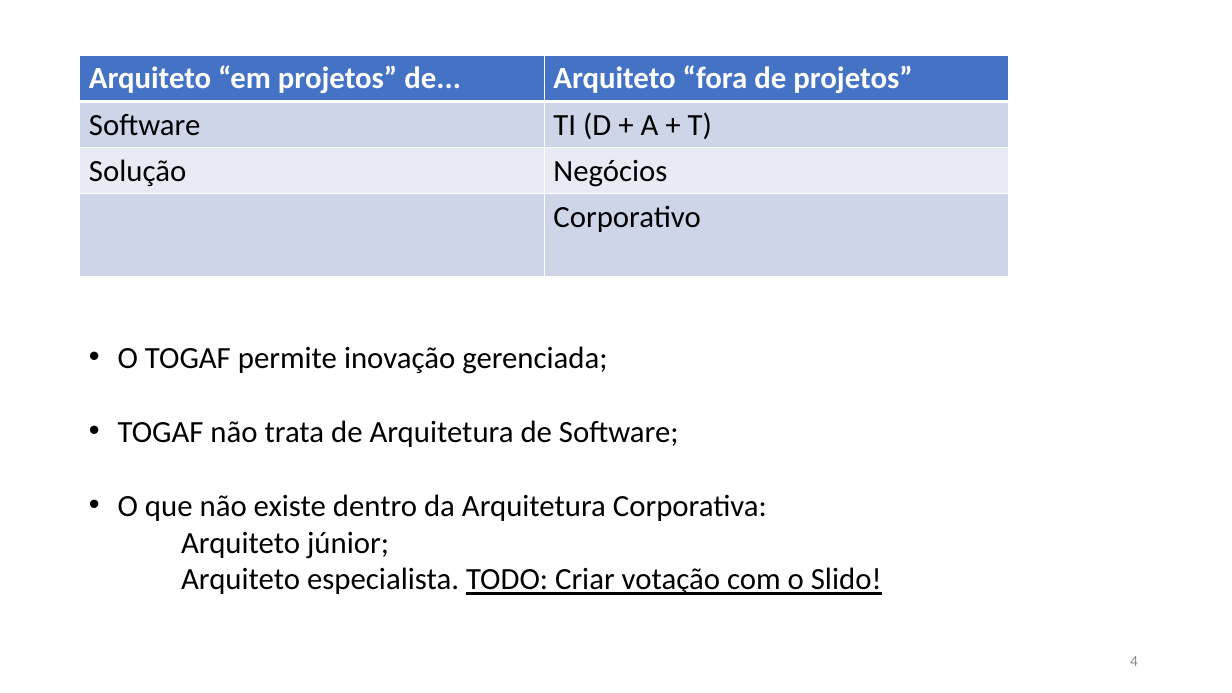
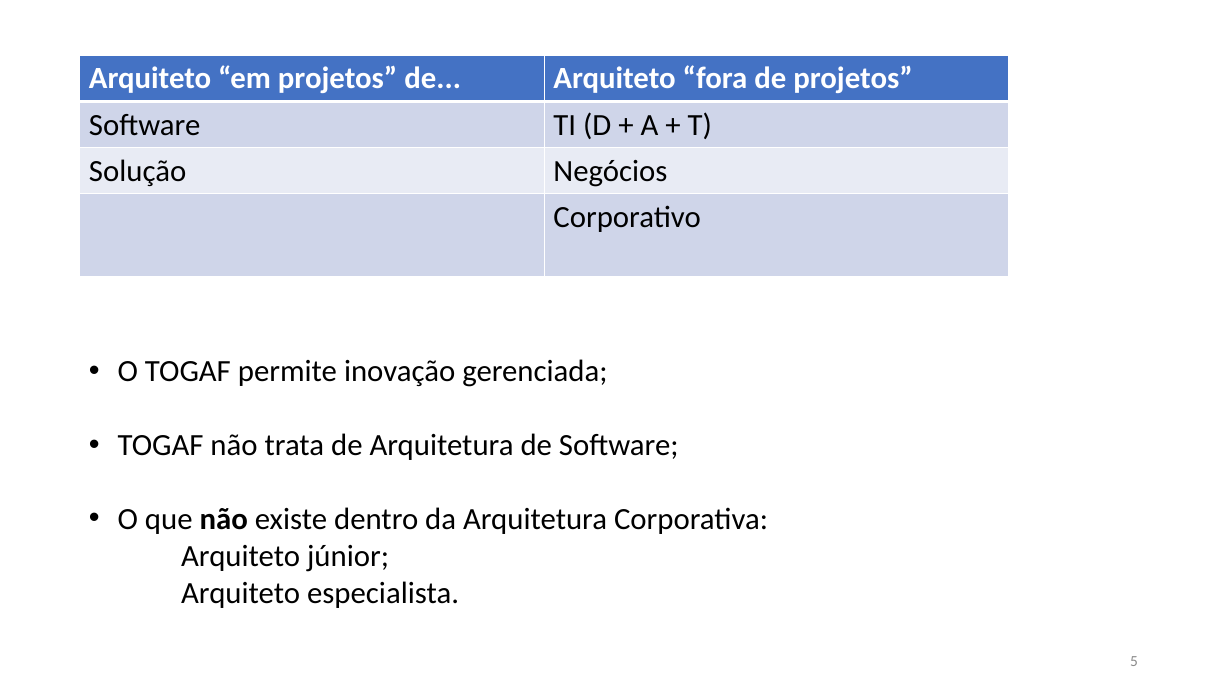
Before and after one commit to felipementel/inefnet-arq-corp, a slide deck: slide 5 of PGPARQ01C1-2N-P1-Arquitetura-Corporativa.pptx (slide 4 before the commit). Drawn at 1232x693 pixels with LibreOffice and Linux fonts; fonts in the diff are those of the drawing. Boxes give left, top, right and bottom in pixels: in the first picture for what was removed or moved away, otherwise in the second. Text is boxed around its words. In the diff, an @@ line names an element or a change of style, - is before the commit and + after.

```diff
--- a/PGPARQ01C1-2N-P1-Arquitetura-Corporativa.pptx
+++ b/PGPARQ01C1-2N-P1-Arquitetura-Corporativa.pptx
@@ text "O TOGAF permite inovação gerenciada;": place and size @@
-text "O TOGAF permite inovação gerenciada;" at (118,346,882,595)
+text "O TOGAF permite inovação gerenciada;" at (118,359,768,608)
@@ text at (118,507,768,534): bold on in "não" @@
@@ text at (181,581,459,608): text changed @@
-Arquiteto especialista. TODO: Criar votação com o Slido!
+Arquiteto especialista.
@@ page number at (1130,656,1138,666): text changed @@
-4
+5
```
Also in this commit, not shown: 1 other slide changed, 2 slides added, 1 slide removed.
